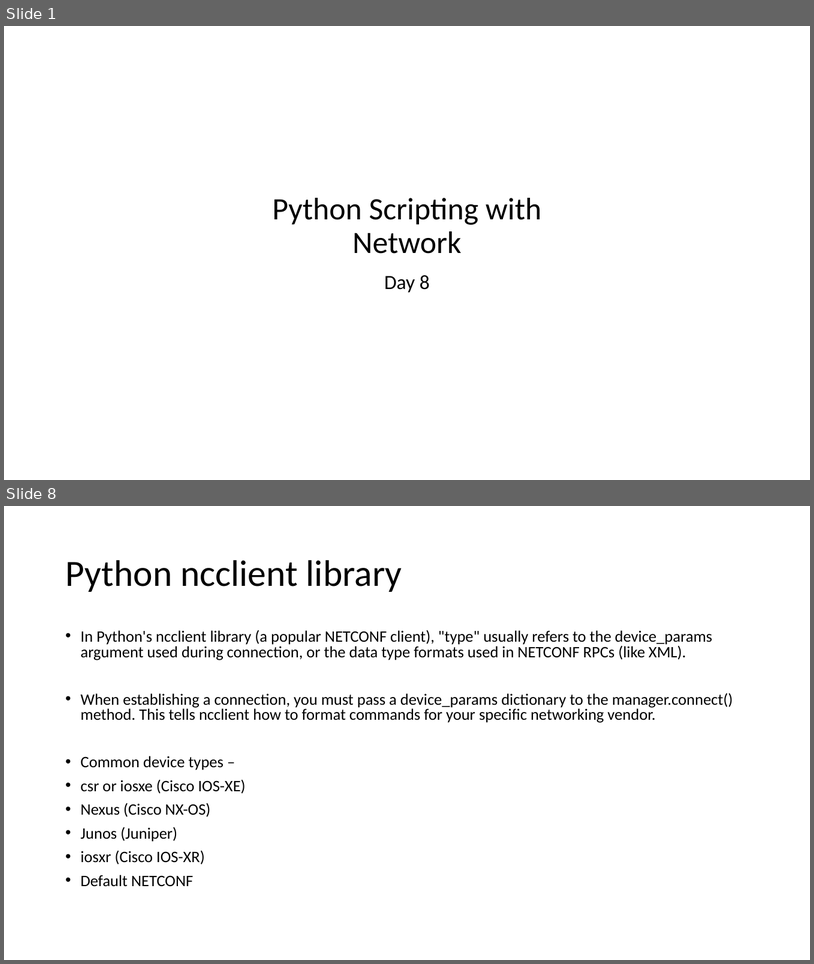
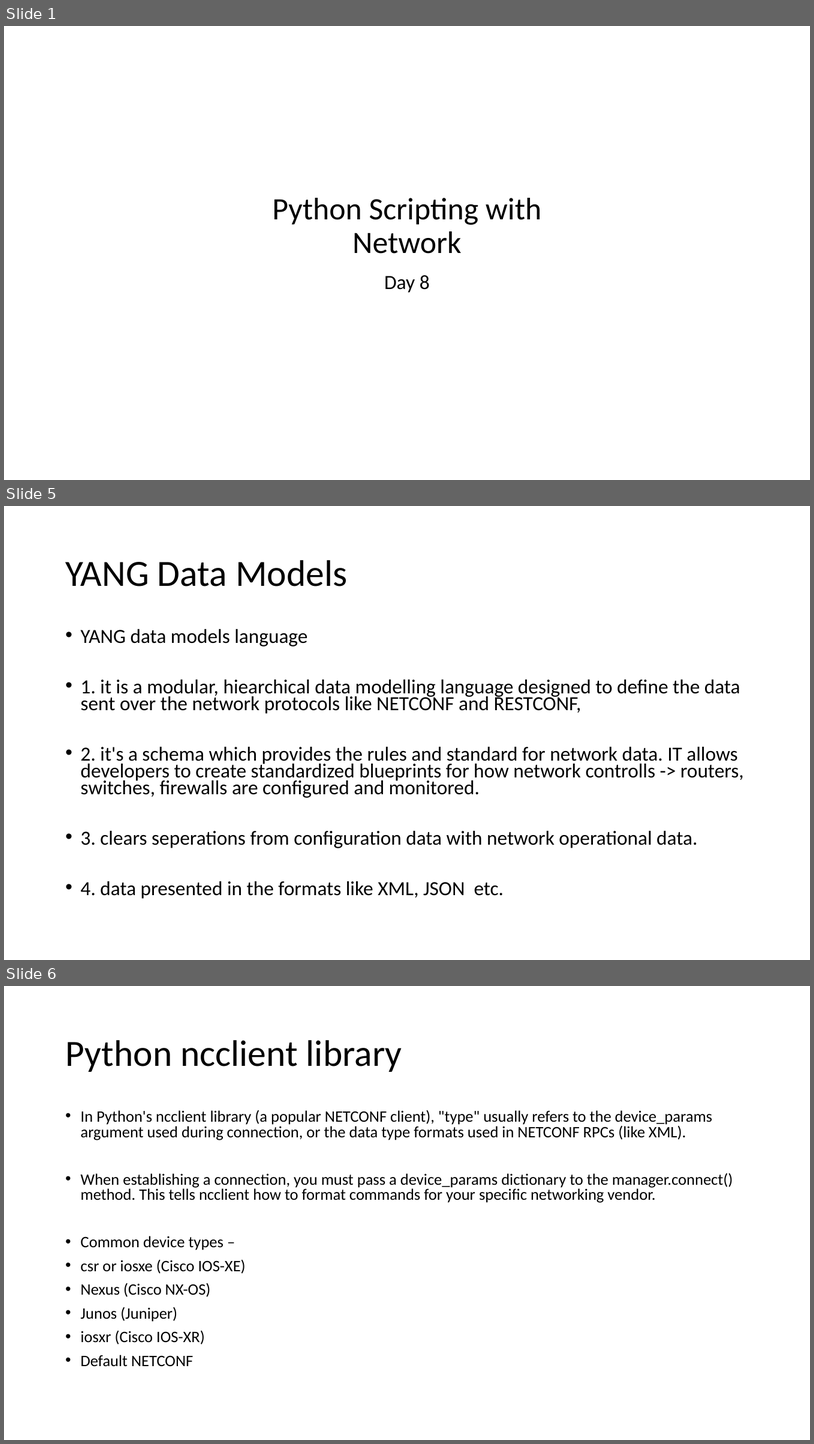
Before and after one commit to imcuteani/Python-Network-Automation, a slide deck: Slides/Day-8/Python Scripting for Networking - Day 8.pptx. Shown one above the other, each under a label of ours: slides 1 and 8 before the commit, slides 1, 5 and 6 after it; the slides between them are not shown. The pictures are 814x964 and 814x1444 pixels, drawn with LibreOffice and Linux fonts; fonts in the diff are those of the drawing; background and template pictures are left out. Boxes give left, top, right and bottom in pixels: in the first picture for what was removed or moved away, otherwise in the second. Text is boxed around its words. In the diff, an @@ line names an element or a change of style, - is before the commit and + after.

```diff
--- a/Slides/Day-8/Python Scripting for Networking - Day 8.pptx
+++ b/Slides/Day-8/Python Scripting for Networking - Day 8.pptx
@@ slide 5 added at <box>4,506,810,960</box>, background #FFFFFF @@
@@ title added at <box>65,560,347,586</box>, 44 pt, text #000000 @@
+YANG Data Models
@@ text added at <box>81,629,744,898</box>, 23.8 pt, text #000000 @@
+• YANG data models language
+• 1. it is a modular, hiearchical data modelling language designed to define the data sent over the network protocols like NETCONF and RESTCONF,
+• 2. it's a schema which provides the rules and standard for network data. IT allows developers to create standardized blueprints for how network controlls -> routers, switches, firewalls are configured and monitored.
+• 3. clears seperations from configuration data with network operational data.
+• 4. data presented in the formats like XML, JSON etc.
@@ what was slide 8 is now slide 6 @@
```
Also in this commit, not shown: 1 slide changed, 2 other slides added, 5 slides removed, 1 other file.
